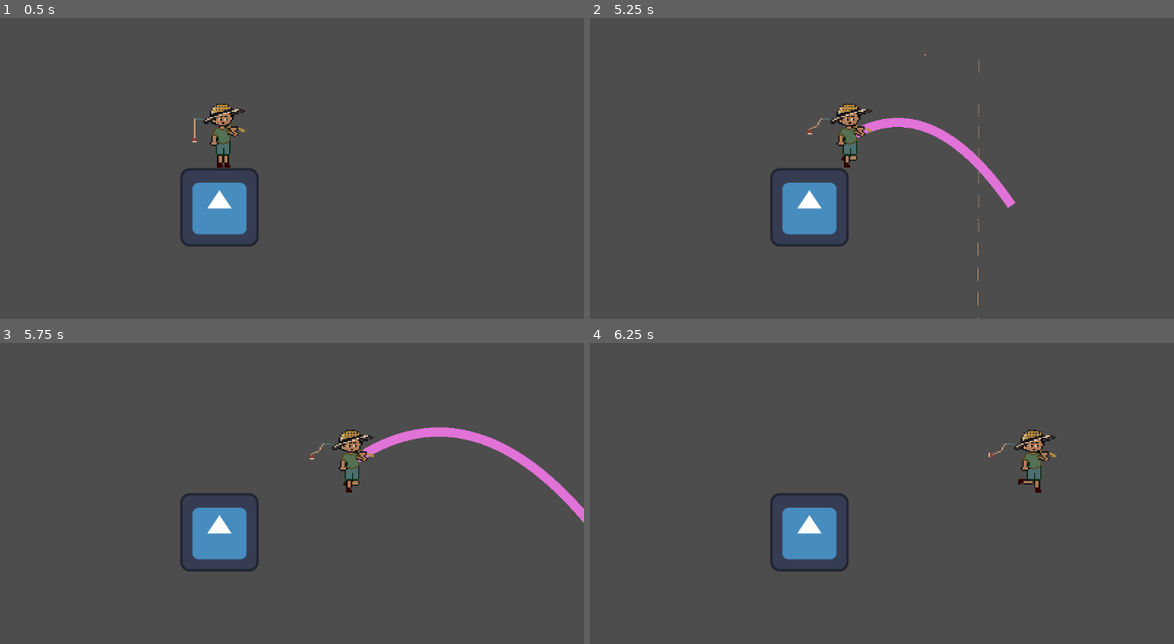
Above: before the commit, frames 1-4 (two rows, left to right).
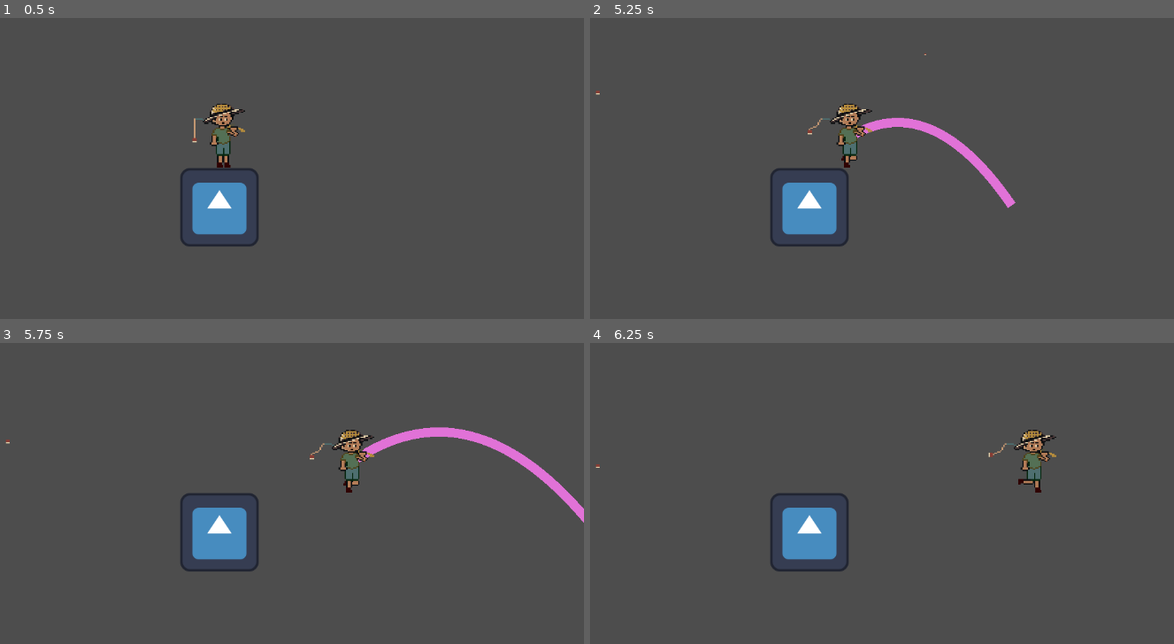
Above: after the commit, the same moments.

Repository: jordan-koichiro-johnson/fisherman_platformer
Game: Godot game, scene res://Scenes/main.tscn
The game is run twice, just before and just after one commit, with the same random seed, the same clock (stepped at 60 frames per second) and the same inputs. The engine's default icon, where the game draws it, is replaced by a stand-in: a white triangle on a blue panel in a dark square.
Inputs:
- Up to frame 1 (0.5 s): no input
- Up to frame 2 (5.25 s): hold E (throw) 0.53-1.28 s; hold D (right) 0.53-2.03 s; tap 2 (throwNakedBall) at 0.8, 1.35 s; tap E (throw) at 1.55, 2.85, 4.35 s; hold 2 (throwNakedBall) 2.03-2.78 s; hold A (left) 2.03-4.28 s; tap 1 (addNode) at 2.1 s; hold 2 (throwNakedBall) 3.53-4.28 s; hold D (right) from 4.28 s (still down); hold 2 (throwNakedBall) from 5.03 s (still down)
- Up to frame 3 (5.75 s): keep holding D (right); keep holding 2 (throwNakedBall)
- Up to frame 4 (6.25 s): keep holding D (right); release 2 (throwNakedBall) at 5.78 s; tap 1 (addNode) at 5.85 s; tap E (throw) at 6.05 s

Frame 1 is identical in both runs. In frame 2, less than 0.1% of the frame differs, in the area x 0-67%, y 14-100%; in frame 3, less than 0.1%; in frame 4, less than 0.1%.
Error after the commit: Cannot call method 'get_child' on a null value. (res://Scenes/WholeRope.gd:22)

Commit message:
i can spawn stuff but not in the right order

Diff:
--- a/Scenes/WholeRope.gd
+++ b/Scenes/WholeRope.gd
@@ -2,34 +2,35 @@
 @onready var Bob: Node2D = $"."
 @onready var IntervalScaleFactor = 0.03
 @onready var rope_start: RigidBody2D = $RopeStart
-@onready var rope_end: RigidBody2D = $RopeEnd
+@onready var rope_end: RigidBody2D = $bob
 @onready var packed_scene = load("res://Scenes/ropesegment.tscn")
 @onready var start_pin_joint: PinJoint2D = $RopeStart/PinJoint2D
-@onready var end_pin_joint: PinJoint2D = $RopeEnd/PinJoint2D
+@onready var end_pin_joint: PinJoint2D = $bob/PinJoint2D
 @onready var rope_points_line: Array
 @onready var line_2d: Line2D = $Line2D
 @onready var rope_segments: Array
+@onready var raycast: Line2D = $"../raycast"
+@onready var rope_spawned = false
+@onready var player: CharacterBody2D = $Player
 
 
 # Called when the node enters the scene tree for the first time.
 func _ready() -> void:
-	print("wholerope",packed_scene)
-	spawnRope()
+	pass
 
 func spawnRope():
-	var rope_starting_position = start_pin_joint.global_position
-	var rope_ending_position = end_pin_joint.global_position
-	var distance = rope_starting_position.distance_to(rope_ending_position)
+	var rope_starting_position = player.get_child(1).global_position
+	var rope_ending_position = player.global_position
+	print(raycast.length)
+	var distance = raycast.length
 	var base_interval = 10
 	var interval = base_interval +(distance * IntervalScaleFactor)
 	var direction = (rope_ending_position - rope_starting_position).normalized()
 	var number_of_segments = snapped(distance/interval, 1)
-	print("snapped",number_of_segments)
 	var rotation_angle = direction.angle() - PI / 2
 	rope_start.IndexInArray = 0
 	var current_position = rope_starting_position
 	var latest_segment = rope_start
-	print("spawnRope latest segment",latest_segment)
 	rope_segments.clear()
 	rope_segments.append(latest_segment)
 	for i in number_of_segments:
@@ -44,7 +45,6 @@
 	rope_end.rotation = rotation_angle
 	rope_segments.append(rope_end)
 	rope_end.IndexInArray = number_of_segments
-	#rope_end.freeze = true
 
 func connectRopeParts(a, b):
 	var pinJoint = a.find_child("PinJoint2D")
@@ -75,7 +75,12 @@
 	rope_points_line.append(end_pin_joint.global_position)
 	line_2d.points = rope_points_line
 
+func _input(event):
+	if event.is_action_pressed("throw"):
+		print("bobinput")
+		spawnRope()
+		rope_spawned = true
+
 # Called every frame. 'delta' is the elapsed time since the previous frame.
 func _process(delta: float) -> void:
 	update_line_2d_rope()
-	pass
--- a/Scenes/bob.tscn
+++ b/Scenes/bob.tscn
@@ -19,16 +19,17 @@
 metadata/_edit_horizontal_guides_ = [-79.0]
 
 [node name="Line2D" type="Line2D" parent="." unique_id=1102439915]
+texture_repeat = 2
 points = PackedVector2Array(364, 20)
 texture = ExtResource("2_7xwq3")
 texture_mode = 1
 
 [node name="bob" type="RigidBody2D" parent="." unique_id=287189493]
-visible = false
-position = Vector2(-1, 224)
+position = Vector2(212, 209)
 collision_layer = 8
 collision_mask = 8
 mass = 0.001
+linear_damp = 31.663
 script = ExtResource("2_muioc")
 
 [node name="Sprite2D" type="Sprite2D" parent="bob" unique_id=855457042]
@@ -38,6 +39,8 @@
 [node name="CollisionShape2D" type="CollisionShape2D" parent="bob" unique_id=1781538647]
 position = Vector2(1, 3)
 shape = SubResource("CircleShape2D_muioc")
+
+[node name="PinJoint2D" type="PinJoint2D" parent="bob" unique_id=1533345829]
 
 [node name="RopeStart" parent="." unique_id=1185189271 instance=ExtResource("3_gfr4g")]
 position = Vector2(208, 48)
@@ -53,7 +56,7 @@
 disabled = false
 
 [node name="RopeEnd" parent="." unique_id=962088055 instance=ExtResource("3_gfr4g")]
-position = Vector2(210, 229)
+position = Vector2(419, 184)
 collision_layer = 4
 collision_mask = 16
 mass = 25.0
--- a/Scenes/line_2d.gd
+++ b/Scenes/line_2d.gd
@@ -9,7 +9,6 @@
 const SPEED = 300
 # Called when the node enters the scene tree for the first time.
 func _ready() -> void:
-	print("line")
 	pass # Replace with function body.
 
 func update_trajectory(delta):
--- a/Scenes/main.tscn
+++ b/Scenes/main.tscn
@@ -131,7 +131,7 @@
 position = Vector2(483, 467.75)
 shape = SubResource("RectangleShape2D_bo1nx")
 
-[node name="Line2D" type="Line2D" parent="." unique_id=1554652225]
+[node name="raycast" type="Line2D" parent="." unique_id=1554652225]
 scale = Vector2(0.99999964, 0.99999964)
 width = 15.0
 default_color = Color(0.8818452, 0.44791913, 0.8439906, 1)
--- a/Scripts/bob.gd
+++ b/Scripts/bob.gd
@@ -1,5 +1,6 @@
 extends RigidBody2D
 #@onready var rigid_body_2d: RigidBody2D = $"../RigidBody2D"
+@export var IndexInArray: int
 @onready var Bob: Node2D = $".."
 
 @export var SPEED = 100
--- a/Scripts/player.gd
+++ b/Scripts/player.gd
@@ -6,7 +6,7 @@
 @onready var thrown = 0
 @onready var line_and_sinker: Node2D
 @onready var face: int #1 is right -1 is left
-@onready var line_2d: Line2D = $"../Line2D"
+@onready var line_2d: Line2D = $"../raycast"
 @onready var max_points = 250
 @onready var static_body_2d: StaticBody2D = $"../StaticBody2D"
 const SPEED = 300.0
@@ -41,33 +41,37 @@
 
 func set_for_throw():
 	var instance = bob.instantiate()
-	var rodOffsetFromPlayer = Vector2(-47, -30)
-	instance.position = player.position + rodOffsetFromPlayer * Vector2(face,1)
-	if main.get_child(3):
-		main.get_child(3).free()
 	main.add_child(instance)
-	var ball_and_rope = instance.get_children()
-	var x = 0
-	for i in ball_and_rope:
-		if i is PinJoint2D and x < ball_and_rope.size()-1:
-			var path_a = i.get_parent().get_child(x-1).get_path()
-			var path_b = i.get_parent().get_child(x+1).get_path()
-			i.set_node_a(path_a)
-			i.set_node_b(path_b)
-		elif i is PinJoint2D:
-			var path_a = i.get_parent().get_child(x-1).get_path()
-			i.set_node_a(path_a)
-			i.set_node_b("/root/main/Player/Line")
-		x = x+1
+	#var rodOffsetFromPlayer = Vector2(-47, -30)
+	#instance.position = player.position + rodOffsetFromPlayer * Vector2(face,1)
+	#if main.get_child(3):
+		#main.get_child(3).free()
+	#main.add_child(instance)
+	#var ball_and_rope = instance.get_children()
+	#var x = 0
+	#for i in ball_and_rope:
+		#if i is PinJoint2D and x < ball_and_rope.size()-1:
+			#var path_a = i.get_parent().get_child(x-1).get_path()
+			#var path_b = i.get_parent().get_child(x+1).get_path()
+			#i.set_node_a(path_a)
+			#i.set_node_b(path_b)
+		#elif i is PinJoint2D:
+			#var path_a = i.get_parent().get_child(x-1).get_path()
+			#i.set_node_a(path_a)
+			#i.set_node_b("/root/main/Player/Line")
+		#x = x+1
 	thrown = 1
 	return instance
 
-func throw():
-	print("length",line_2d.length)
-	var ball = line_and_sinker.find_child("bob")
-	print(ball)
-	ball.apply_impulse(Vector2(face * SPEED,-100))
+
+func throw(instance):
+
+
+	#var ball = line_and_sinker.find_child("bob")
+	#print(ball)
+	#ball.apply_impulse(Vector2(face * SPEED,-100))
 	thrown = 2
+
 
 #func addNode():
 	#var new_RigidBody2d = RigidBody2D.new()
@@ -113,14 +117,16 @@
 	new_RigidBody2d.add_child(new_CollisionShape2d)
 
 	new_RigidBody2d.apply_impulse(Vector2(1000, -1000))
-	print(new_CollisionShape2d.get_shape())
+	#print(new_CollisionShape2d.get_shape())
 
 func reel():
-	var ball = line_and_sinker.get_children()
-	for i in ball:
-		print(i.get('velocity'))
-		if i.get('velocity'):
-			i.velocity = Vector2(0,0)
+	#var ball = line_and_sinker.get_children()
+	#for i in ball:
+		#print(i.get('velocity'))
+		#if i.get('velocity'):
+			#i.velocity = Vector2(0,0)
+	#if main.get_child(3):
+		#main.get_child(3).free()
 	if main.get_child(3):
 		main.get_child(3).free()
 	thrown = 0
@@ -131,10 +137,13 @@
 	#if event.is_action_pressed(("addNode")) and thrown == 1:
 		#addNode()
 	if event.is_action_pressed("throw") and thrown == 0:
+
 		line_and_sinker = set_for_throw()
-		print("length in plyaer", line_2d.length)
+		thrown = 1
+		#print("length in plyaer", line_2d.length)
 	elif event.is_action_pressed("throw") and thrown == 1:
-		throw()
+		thrown = 2
+		throw(line_and_sinker)
 	elif event.is_action_pressed("throw") and thrown == 2:
 		reel()
 #creating pull request
